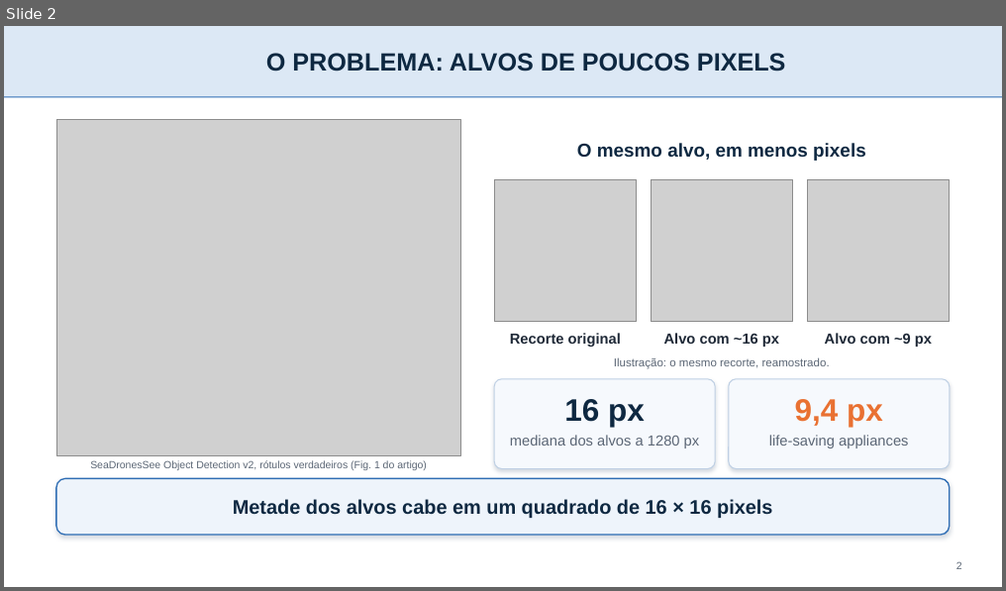
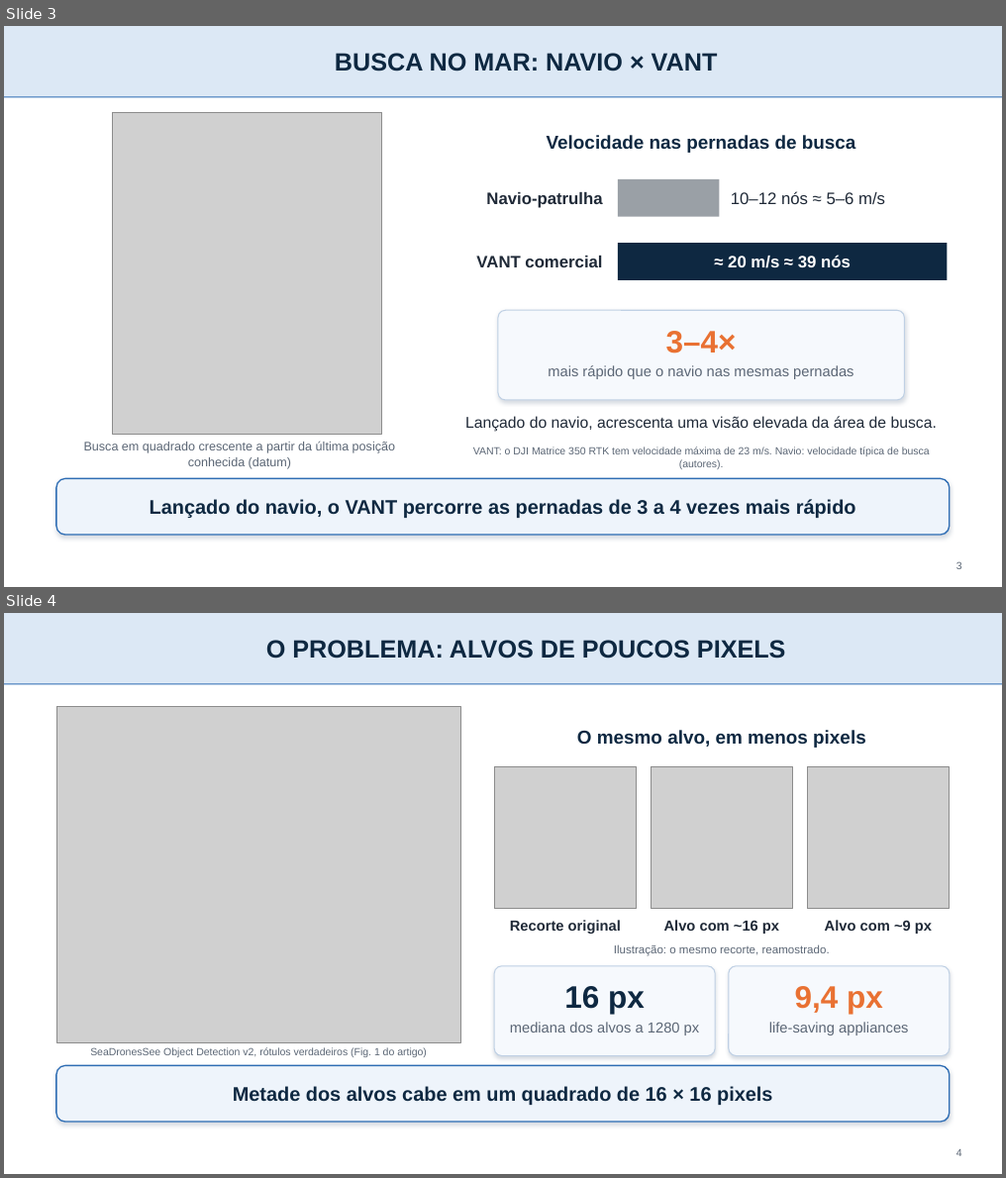
Before and after one commit to IghorRibeiro/WVCPresentation, a slide deck: slides/WVC2026_slides.pptx. Shown one above the other, each under a label of ours: slide 2 before the commit, slides 3 and 4 after it. The pictures are 1006x591 and 1006x1178 pixels, drawn with LibreOffice and Linux fonts; fonts in the diff are those of the drawing; grey boxes stand for pictures; background and template pictures are left out. Boxes give left, top, right and bottom in pixels: in the first picture for what was removed or moved away, otherwise in the second. Text is boxed around its words. In the diff, an @@ line names an element or a change of style, - is before the commit and + after.

```diff
--- a/slides/WVC2026_slides.pptx
+++ b/slides/WVC2026_slides.pptx
@@ slide 3 added at (4,26,1002,587), background #FFFFFF; not listed: 2 template elements that a slide beside it also shows @@
@@ title added at (335,53,718,72), 24 pt, text #0E2841, bold @@
+BUSCA NO MAR: NAVIO × VANT
@@ picture added at (113,112,382,434) @@
@@ text added at (547,135,856,153), 18 pt, text #0E2841, bold @@
+Velocidade nas pernadas de busca
@@ text added at (486,192,602,208), 16 pt, text #1F2937, bold @@
+Navio-patrulha
@@ rectangle added at (618,179,720,217), fill #9AA0A6 @@
@@ text added at (731,191,885,204), 16 pt, text #1F2937 @@
+10–12 nós ≈ 5–6 m/s
@@ text added at (476,256,602,268), 16 pt, text #1F2937, bold @@
+VANT comercial
@@ rectangle added at (618,243,947,280), fill #0E2841 @@
@@ text added at (728,255,850,269), 16 pt, text #FFFFFF, bold @@
+≈ 20 m/s ≈ 39 nós
@@ rounded rectangle added at (498,310,905,400), fill #F6F9FD, outline #BFD0E4 1 pt @@
@@ text added at (666,331,737,354), 30 pt, text #E97132, bold @@
+3–4×
@@ text added at (548,366,853,379), 14 pt, text #5B6675 @@
+mais rápido que o navio nas mesmas pernadas
@@ text added at (465,416,937,432), 15 pt, text #1F2937 @@
+Lançado do navio, acrescenta uma visão elevada da área de busca.
@@ text added at (84,442,395,470), 12 pt, text #5B6675 @@
+Busca em quadrado crescente a partir da última posição conhecida (datum)
@@ text added at (473,447,930,470), 10 pt, text #5B6675 @@
+VANT: o DJI Matrice 350 RTK tem velocidade máxima de 23 m/s. Navio: velocidade típica de busca (autores).
@@ rounded rectangle added at (56,478,949,535), fill #EEF4FB, outline #2E6DB4 1.25 pt @@
@@ text added at (150,499,856,518), 19 pt, text #0E2841, bold @@
+Lançado do navio, o VANT percorre as pernadas de 3 a 4 vezes mais rápido
@@ page number added at (956,562,962,570), 10 pt, text #5B6675 @@
+3
@@ what was slide 2 is now slide 4 @@
@@ page number at (956,1150,962,1157): text changed @@
-2
+4
```
Also in this commit, not shown: 5 slides changed, 1 other slide added, 42 other files.
